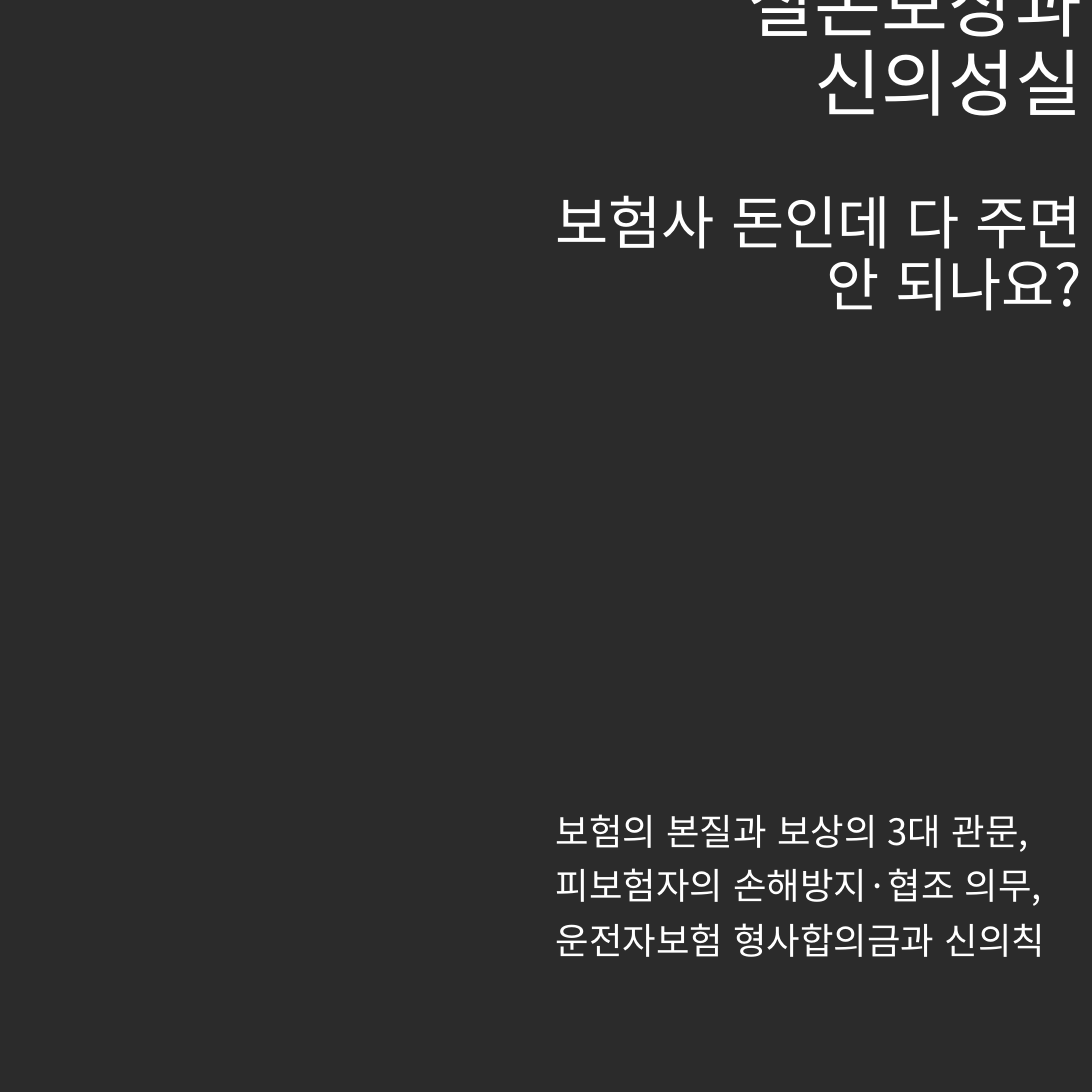
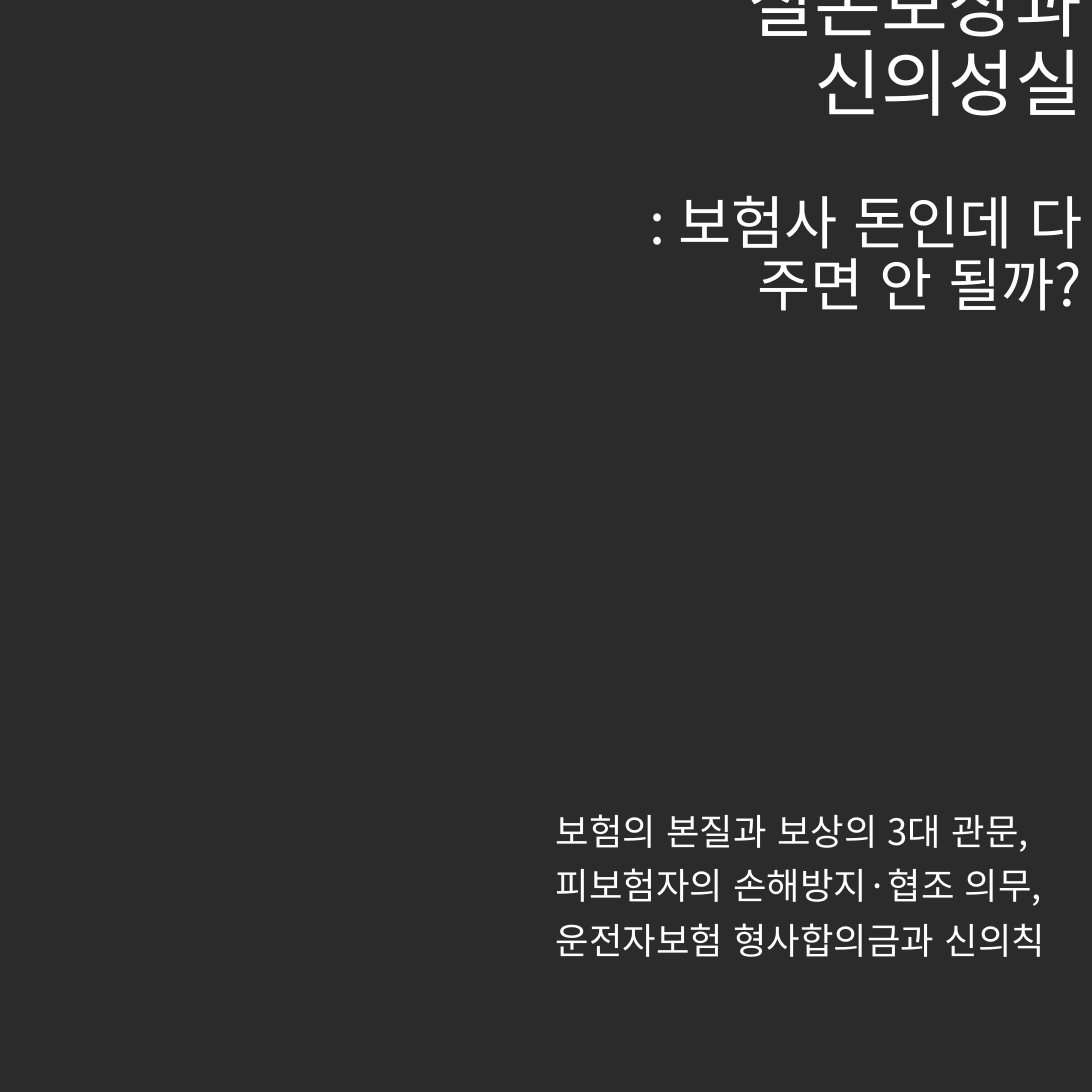
Before and after one commit to tladjuster00000029/brunch-SNS--auto, a slide deck: slide 1 of posts/images/generated_cards.pptx. Drawn at 1092x1092 pixels with LibreOffice and Linux fonts; fonts in the diff are those of the drawing; background and template pictures are left out; a plain dark background stands for a picture behind light text. Boxes give left, top, right and bottom in pixels: in the first picture for what was removed or moved away, otherwise in the second. Text is boxed around its words. In the diff, an @@ line names an element or a change of style, - is before the commit and + after.

```diff
--- a/posts/images/generated_cards.pptx
+++ b/posts/images/generated_cards.pptx
@@ text at <box>678,195,1083,311</box>: text changed @@
-보험사 돈인데 다 주면
-안 되나요?
+: 보험사 돈인데 다 주면 안 될까?
```
Also in this commit, not shown: 4 other slides changed, 7 other files.
